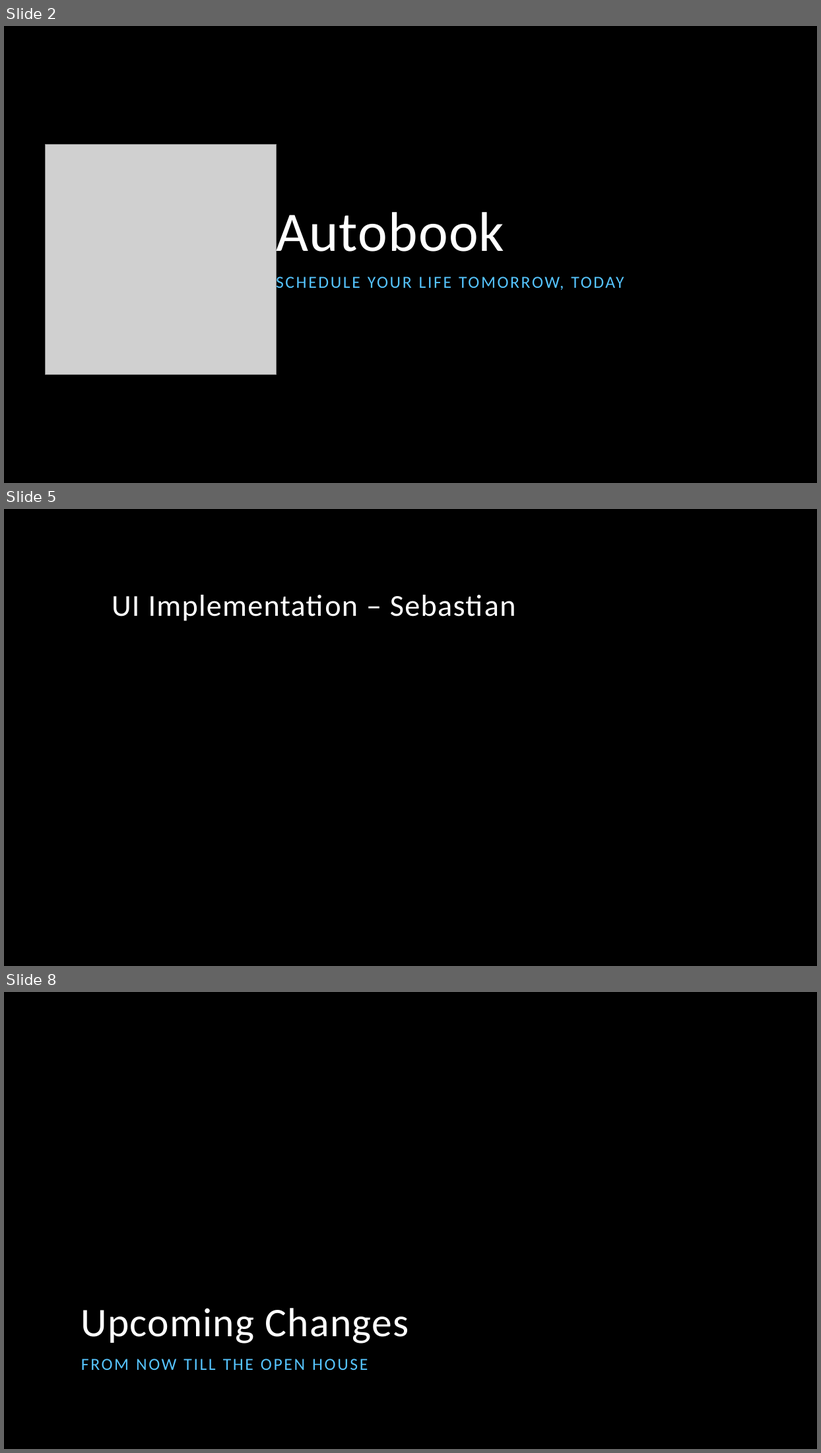
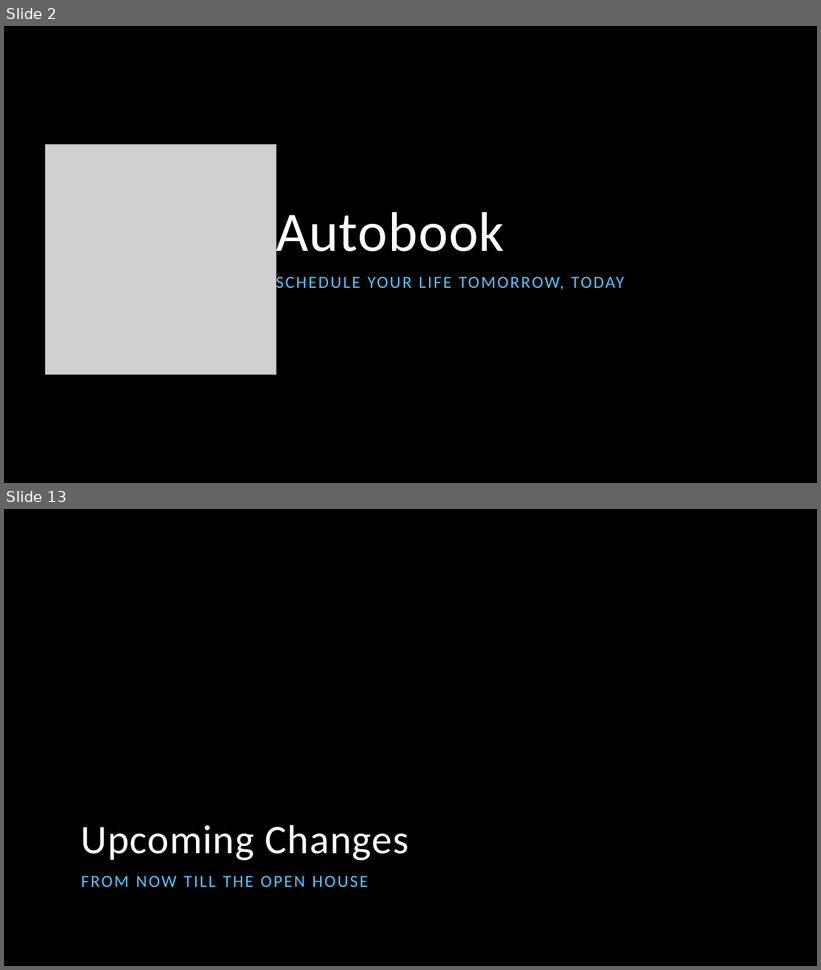
Before and after one commit to SebastianKarstensen/CIS454, a slide deck: Prototype Presentation/Autobook Prototype Presentation w NO VIDEOS.pptx. Shown one above the other, each under a label of ours: slides 2, 5 and 8 before the commit, slides 2 and 13 after it; the slides between them are not shown. The pictures are 821x1453 and 821x970 pixels, drawn with LibreOffice and Linux fonts; fonts in the diff are those of the drawing; grey boxes stand for pictures; background and template pictures are left out. Boxes give left, top, right and bottom in pixels: in the first picture for what was removed or moved away, otherwise in the second. Text is boxed around its words. In the diff, an @@ line names an element or a change of style, - is before the commit and + after.

```diff
--- a/Prototype Presentation/Autobook Prototype Presentation w NO VIDEOS.pptx
+++ b/Prototype Presentation/Autobook Prototype Presentation w NO VIDEOS.pptx
@@ slide 5 removed at (x1=4, y1=509, x2=817, y2=966), background picture (left out) @@
@@ title removed at (x1=112, y1=595, x2=516, y2=621) @@
-UI Implementation – Sebastian
@@ what was slide 8 is now slide 13 @@
```
Also in this commit, not shown: 6 slides changed, 8 slides added, 1 other slide removed, 18 other files.
